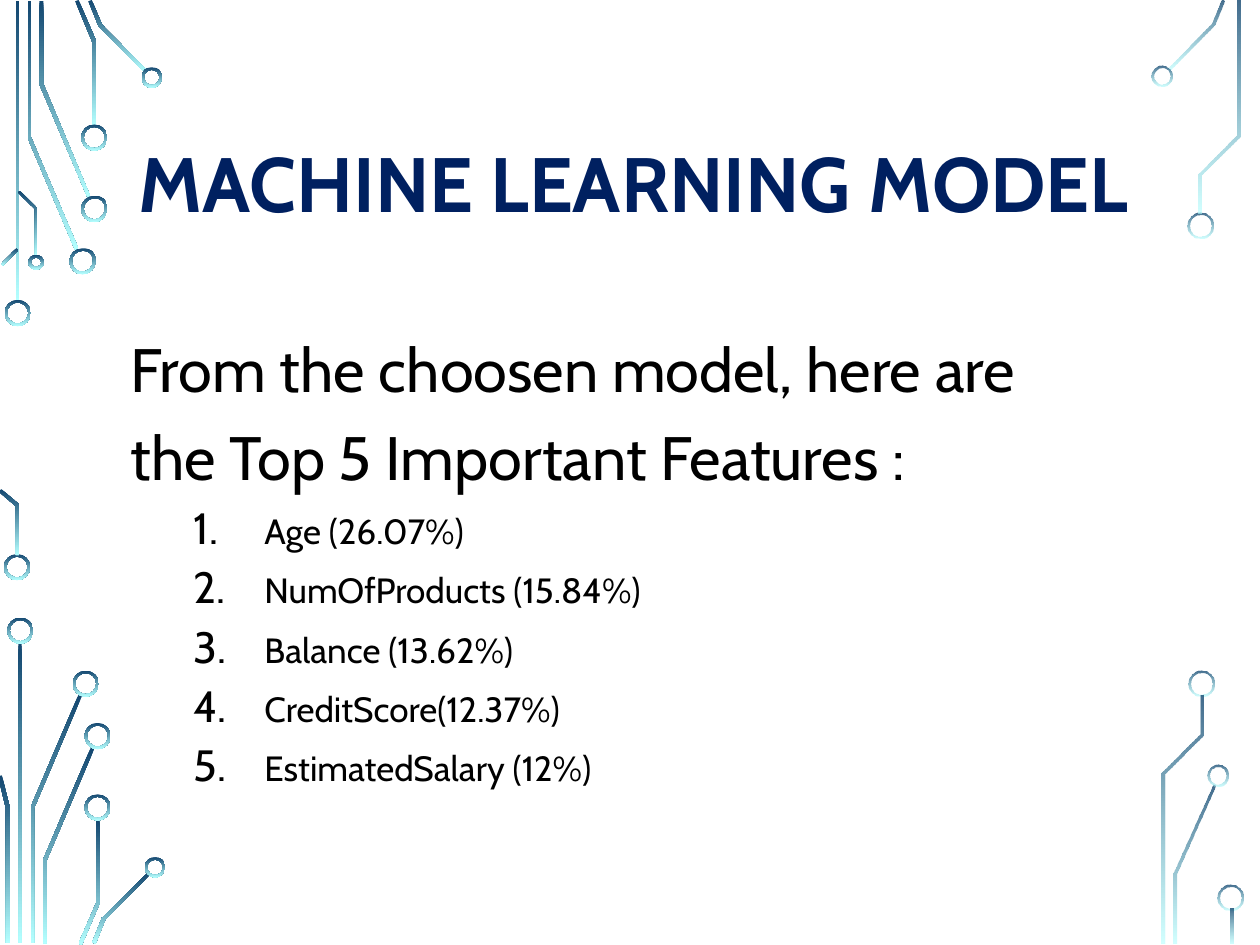
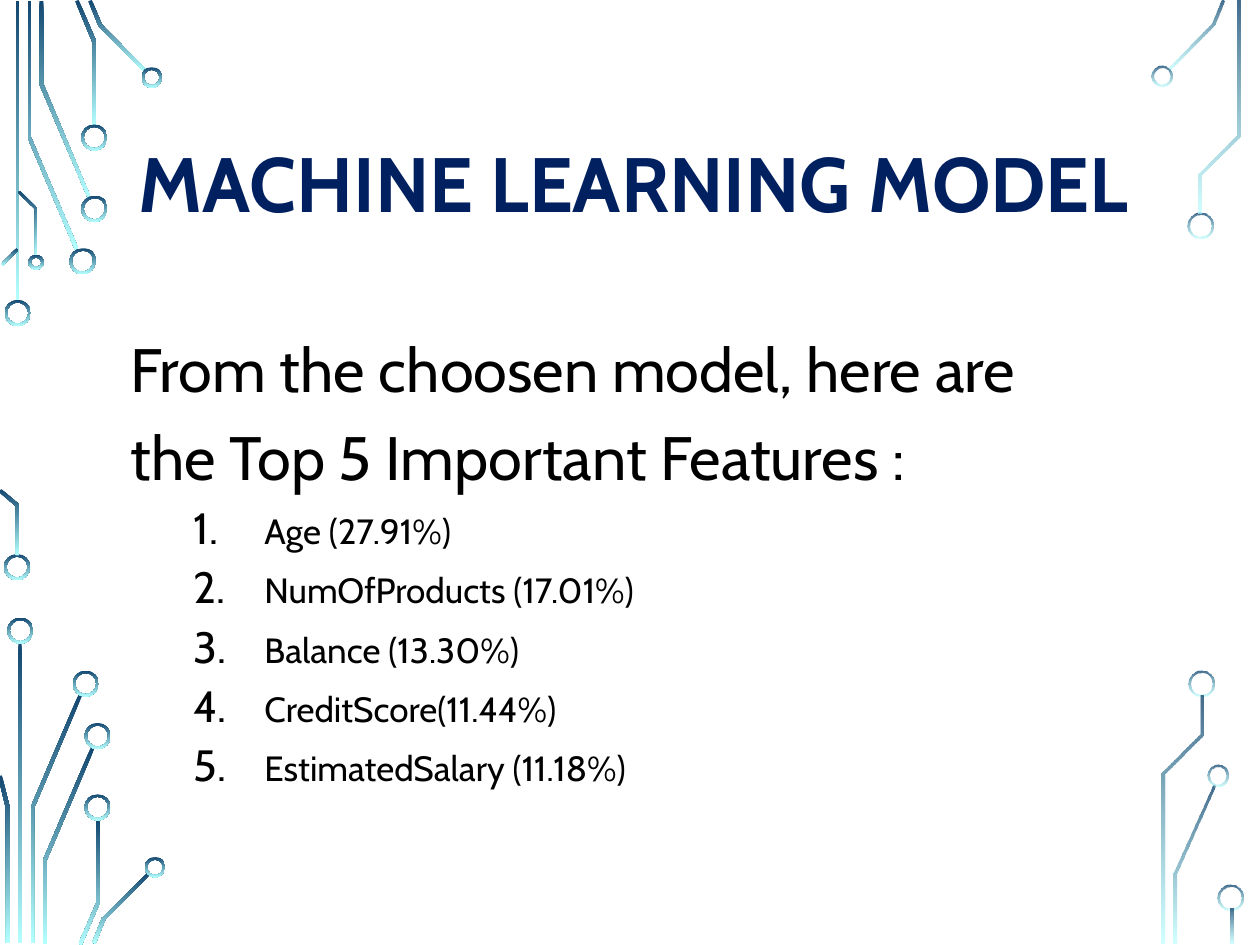
Before and after one commit to apeuta/Final_Project_JCDS07_ChurnPrediction_Bank, a slide deck: slide 13 of Presentation | Andra P Utama.pptx. Drawn at 1260x945 pixels with LibreOffice and Linux fonts; fonts in the diff are those of the drawing; background and template pictures are left out. Boxes give left, top, right and bottom in pixels: in the first picture for what was removed or moved away, otherwise in the second. Text is boxed around its words. In the diff, an @@ line names an element or a change of style, - is before the commit and + after.

Commit message:
2020.02.19

```diff
--- a/Presentation | Andra P Utama.pptx
+++ b/Presentation | Andra P Utama.pptx
@@ text at <box>264,517,633,790</box>: text changed @@
-  1. Age (26.07%)
-  2. NumOfProducts (15.84%)
-  3. Balance (13.62%)
-  4. CreditScore(12.37%)
-  5. EstimatedSalary (12%)
+  1. Age (27.91%)
+  2. NumOfProducts (17.01%)
+  3. Balance (13.30%)
+  4. CreditScore(11.44%)
+  5. EstimatedSalary (11.18%)
```
